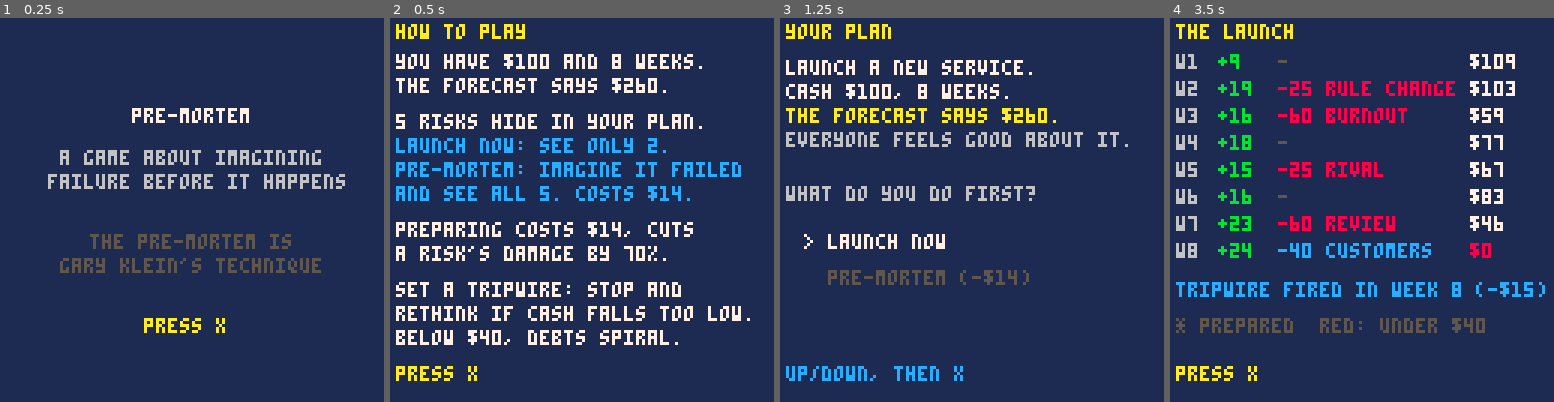
Above: before the commit, frames 1-4 (left to right).
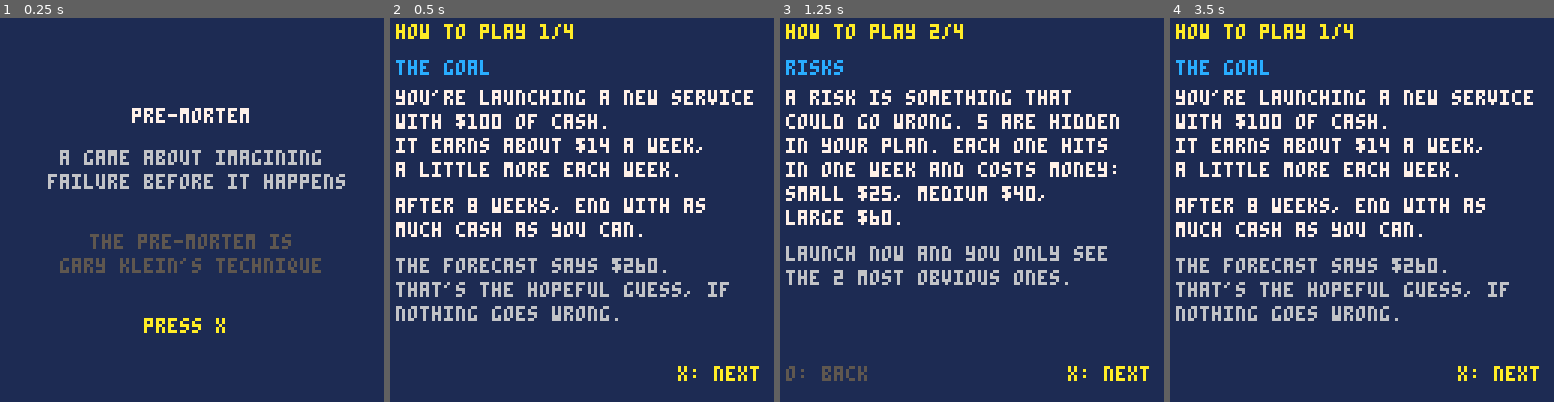
Above: after the commit, the same moments.

Repository: mystrategysquad/mss-games
Game: PICO-8 cartridge games/pre-mortem/pre_mortem.p8
Same seed, same stepped clock (60 frames per second), same inputs: the game is played once before the commit and once after it.
Inputs:
- Up to frame 1 (0.25 s): no input
- Up to frame 2 (0.5 s): tap X (X key) at 0.33 s
- Up to frame 3 (1.25 s): tap O (Z key) at 0.7 s; tap X (X key) at 1.07 s
- Up to frame 4 (3.5 s): tap O (Z key) every 0.4 s from 1.7 to 3.3 s; tap X (X key) at 1.85, 2.97 s; hold Up 2.15-2.42 s

Frame 1 is identical in both runs. In frame 2, 19% of the frame differs, in the area x 1-97%, y 1-95%; in frame 3, 16%; in frame 4, 19%.

Commit message:
Add games home page for GitHub pages

Diff:
--- a/games/eight-shocks/eight_shocks.p8
+++ b/games/eight-shocks/eight_shocks.p8
@@ -37,6 +37,16 @@
  {n="the wildcard",d="something nobody listed.",w={1,2,2,0,1}}
 }
 
+-- plain-english how-to-play pages
+-- (keep in step with the tuning)
+how_pages={
+ {"the goal",{"you run a small outfit. you","have 8 points to spend on","cushions: things that protect","your plan when life hits it.","","most points in one cushion: 4.","score as much as you can","over three rounds of shocks."}},
+ {"the five cushions",{"spread: don't depend on one","  customer, supplier or person","slack: spare cash and time","options: short deals you can","  get out of","response: a plan written","  before you need it","signals: early warning signs"}},
+ {"the shocks",{"shocks hit 3 at a time, for","3 rounds. there are 8 kinds,","like a key person leaving or","cash arriving late.","","each shock is stopped by","different cushions. the more","points in the right ones, the","better you're protected."}},
+ {"held, bent or broke",{"held: you were ready. 2 pts","bent: it hurt, but you","  coped. 1 pt","broke: it got through. 0 pts","","best possible score: 18.","there's always a wildcard,","and no cushion covers all."}},
+ {"fixing your plan",{"after each round you get 2","moves: take a point from one","cushion, put it in another.","","fix your thinnest cushion,","not just the last shock.","","up/down: choose a cushion","left/right: remove or add"}},
+}
+
 function _init()
  scr="title"
  sel=1
@@ -137,9 +147,15 @@
 
 function _update()
  if scr=="title" then
-  if btnp(5) then scr="how" end
+  if btnp(5) then
+   scr="how"
+   hpg=1
+  end
  elseif scr=="how" then
-  if btnp(5) then new_game() end
+  if btnp(4) and hpg>1 then hpg-=1 end
+  if btnp(5) then
+   if hpg<#how_pages then hpg+=1 else new_game() end
+  end
  elseif scr=="alloc" or scr=="fix" then
   if btnp(2) then sel=(sel+3)%5+1 end
   if btnp(3) then sel=sel%5+1 end
@@ -229,17 +245,18 @@
 end
 
 function draw_how()
- print("how to play",2,2,10)
- print("spread 8 points across five",2,14,7)
- print("cushions. max 4 in each.",2,22,7)
- print("then shocks hit: three a round,",2,34,7)
- print("three rounds.",2,42,7)
- print("each is held, bent or broke,",2,54,7)
- print("depending on the cushions.",2,62,7)
- print("after each round, 2 moves to",2,74,7)
- print("fix your plan.",2,82,7)
- print("up/down pick, left/right change",2,96,12)
- print("press x",2,116,10)
+ local pg_=how_pages[hpg]
+ print("how to play "..hpg.."/"..#how_pages,2,2,10)
+ print(pg_[1],2,14,12)
+ for i=1,#pg_[2] do
+  print(pg_[2][i],2,16+i*8,7)
+ end
+ if hpg>1 then print("o: back",2,116,5) end
+ if hpg<#how_pages then
+  print("x: next",96,116,10)
+ else
+  print("x: start",92,116,10)
+ end
 end
 
 function draw_alloc()
--- a/games/pre-mortem/pre_mortem.p8
+++ b/games/pre-mortem/pre_mortem.p8
@@ -166,9 +166,15 @@
 
 function _update()
  if scr=="title" then
-  if btnp(5) then scr="how" end
+  if btnp(5) then
+   scr="how"
+   hpg=1
+  end
  elseif scr=="how" then
-  if btnp(5) then new_game() end
+  if btnp(4) and hpg>1 then hpg-=1 end
+  if btnp(5) then
+   if hpg<4 then hpg+=1 else new_game() end
+  end
  elseif scr=="brief" then
   if btnp(2) or btnp(3) then sel=3-sel end
   if btnp(5) then
@@ -245,19 +251,55 @@
 end
 
 function draw_how()
- print("how to play",2,2,10)
- print("you have $"..start.." and "..weeks_n.." weeks.",2,12,7)
- print("the forecast says $"..forecast()..".",2,20,7)
- print(live_n.." risks hide in your plan.",2,32,7)
- print("launch now: see only "..obv_n..".",2,40,12)
- print("pre-mortem: imagine it failed",2,48,12)
- print("and see all "..live_n..". costs $"..delay..".",2,56,12)
- print("preparing costs $"..prep_c..", cuts",2,68,7)
- print("a risk's damage by 70%.",2,76,7)
- print("set a tripwire: stop and",2,88,7)
- print("rethink if cash falls too low.",2,96,7)
- print("below $"..sp_below..", debts spiral.",2,104,7)
- print("press x",2,116,10)
+ print("how to play "..hpg.."/4",2,2,10)
+ if hpg==1 then
+  print("the goal",2,14,12)
+  print("you're launching a new service",2,24,7)
+  print("with $"..start.." of cash.",2,32,7)
+  print("it earns about $"..inc.." a week,",2,40,7)
+  print("a little more each week.",2,48,7)
+  print("after "..weeks_n.." weeks, end with as",2,60,7)
+  print("much cash as you can.",2,68,7)
+  print("the forecast says $"..forecast()..".",2,80,6)
+  print("that's the hopeful guess, if",2,88,6)
+  print("nothing goes wrong.",2,96,6)
+ elseif hpg==2 then
+  print("risks",2,14,12)
+  print("a risk is something that",2,24,7)
+  print("could go wrong. "..live_n.." are hidden",2,32,7)
+  print("in your plan. each one hits",2,40,7)
+  print("in one week and costs money:",2,48,7)
+  print("small $25, medium $40,",2,56,7)
+  print("large $60.",2,64,7)
+  print("launch now and you only see",2,76,6)
+  print("the "..obv_n.." most obvious ones.",2,84,6)
+ elseif hpg==3 then
+  print("pre-mortem and preparing",2,14,12)
+  print("a pre-mortem: imagine it's a",2,24,7)
+  print("year later and the launch",2,32,7)
+  print("failed. then ask why.",2,40,7)
+  print("it shows all "..live_n.." risks, but",2,48,7)
+  print("the delay costs $"..delay..".",2,56,7)
+  print("prepare for a risk: pay $"..prep_c,2,68,6)
+  print("now, and it does 70% less",2,76,6)
+  print("damage when it hits.",2,84,6)
+ else
+  print("tripwire and debt spiral",2,14,12)
+  print("a tripwire is a line you set",2,24,7)
+  print("in advance: if cash falls to",2,32,7)
+  print("it, you stop and rethink.",2,40,7)
+  print("stopping costs $"..pause_c..", but no",2,48,7)
+  print("more risks can hit you.",2,56,7)
+  print("debt spiral: each week your",2,68,6)
+  print("cash is below $"..sp_below..", you",2,76,6)
+  print("borrow and lose $"..sp_cost.." more.",2,84,6)
+ end
+ if hpg>1 then print("o: back",2,116,5) end
+ if hpg<4 then
+  print("x: next",96,116,10)
+ else
+  print("x: start",92,116,10)
+ end
 end
 
 function draw_brief()
@@ -278,8 +320,10 @@
   c2=7
   m2=">"
  end
- print(m1.." launch now",8,72,c1)
- print(m2.." pre-mortem (-$"..delay..")",8,84,c2)
+ print(m1.." launch now",8,66,c1)
+ print("see "..obv_n.." risks, start at once",16,74,5)
+ print(m2.." pre-mortem (-$"..delay..")",8,86,c2)
+ print("see all "..live_n.." risks first",16,94,5)
  print("up/down, then x",2,116,12)
 end
 
@@ -303,13 +347,15 @@
   print(mk.." "..names[r.id],2,y,c)
   print(szname[r.sz].." $"..r.cost..", around week "..r.week,18,y+7,6)
  end
+ print("prepare: $"..prep_c.." now, 70% less hit",2,106,6)
  print("up/down  x: prepare  o: go",2,116,12)
 end
 
 function draw_trip()
  print("set your tripwire",2,2,10)
- print("stop and rethink if cash",2,14,7)
- print("falls to this level. costs $"..pause_c..".",2,22,7)
+ print("if cash falls to this level,",2,14,7)
+ print("you stop and rethink ($"..pause_c..").",2,22,7)
+ print("no more risks can hit you.",2,30,6)
  for k=1,4 do
   local c=5
   if k==sel then c=7 end
--- a/games/puzzle-or-mystery/puzzle_or_mystery.p8
+++ b/games/puzzle-or-mystery/puzzle_or_mystery.p8
@@ -41,6 +41,15 @@
  {k="m",t="a new service",x1="will customers want it?",x2="you can only guess.",c="nobody has asked them yet.",a="launch",b="hold off"}
 }
 
+-- plain-english how-to-play pages
+-- (keep in step with the tuning)
+how_pages={
+ {"the goal",{"8 decisions arrive, one at a","time. each has two options.","each option shows a payoff:","the money it should bring in.","","pick well and end with the","biggest total payoff."}},
+ {"sort it first",{"before you choose, decide what","kind of problem it is. ask:","can i list everything that","could happen, and put sensible","odds on it?","","yes: it's a puzzle.","no: it's a mystery.","the clue in blue helps."}},
+ {"puzzle or mystery",{"puzzle (press left): the","numbers are exact. you just","calculate: the game takes the","best option. free.","","mystery (press right): the","numbers are only guesses. you","scout: pay $30 for a closer","look, then choose."}},
+ {"what happens",{"after each decision you see","what it really was, the real","payoffs, and what you missed.","","sort wrongly and you either","pay to scout for nothing, or","trust guesses that mislead you.","","4 puzzles, 4 mysteries, mixed."}},
+}
+
 function r10(x)
  return flr(x/10+0.5)*10
 end
@@ -135,9 +144,15 @@
 
 function _update()
  if scr=="title" then
-  if btnp(5) then scr="how" end
+  if btnp(5) then
+   scr="how"
+   hpg=1
+  end
  elseif scr=="how" then
-  if btnp(5) then new_game() end
+  if btnp(4) and hpg>1 then hpg-=1 end
+  if btnp(5) then
+   if hpg<#how_pages then hpg+=1 else new_game() end
+  end
  elseif scr=="round" then
   if btnp(0) then sort_it("p")
   elseif btnp(1) then sort_it("m")
@@ -194,18 +209,18 @@
 end
 
 function draw_how()
- print("how to play",2,2,10)
- print("eight decisions, two options",2,14,7)
- print("each, with an estimated payoff.",2,22,7)
- print("sort each: puzzle or mystery?",2,34,7)
- print("puzzle (left): you calculate.",2,46,12)
- print("take the best-looking option.",2,54,12)
- print("mystery (right): you scout for",2,66,12)
- print("$"..scout_cost.." and take a closer look.",2,74,12)
- print("in a puzzle the numbers are",2,88,7)
- print("exact. in a mystery, guesses.",2,96,7)
- print("four of each, random order.",2,104,6)
- print("press x",2,116,10)
+ local pg_=how_pages[hpg]
+ print("how to play "..hpg.."/"..#how_pages,2,2,10)
+ print(pg_[1],2,14,12)
+ for i=1,#pg_[2] do
+  print(pg_[2][i],2,16+i*8,7)
+ end
+ if hpg>1 then print("o: back",2,116,5) end
+ if hpg<#how_pages then
+  print("x: next",96,116,10)
+ else
+  print("x: start",92,116,10)
+ end
 end
 
 function draw_round()
--- a/games/the-last-three/the_last_three.p8
+++ b/games/the-last-three/the_last_three.p8
@@ -34,6 +34,15 @@
   e={"rot behind the wall","late tiles","client changed their mind"}}
 }
 
+-- plain-english how-to-play pages
+-- (keep in step with the tuning)
+how_pages={
+ {"the goal",{"you run a small plumbing firm","and bid for 10 jobs, one at a","time. end with as much cash","as you can.","","each job has a plan: the days","it takes if everything goes","well."}},
+ {"estimate and quote",{"you give an estimate: how many","days you think it will take.","your quote is that many days","at $130 a day.","","a rival bids too. the lowest","quote wins the job. if you win,","each day it really takes costs","you $100."}},
+ {"inside and outside",{"jobs 1-3: you only have your","own plan. that's the inside","view: the job as you see it.","","from job 4 you also see the","last three jobs in town: what","was planned, and what it took.","that's the outside view."}},
+ {"controls",{"left/right: change your","estimate by half a day.","up/down: by a whole day.","x: send your quote.","","profit = your quote, minus","$100 for each day the job","really took."}},
+}
+
 function r5(x)
  return flr(x*2+0.5)/2
 end
@@ -101,7 +110,15 @@
 
 function _update()
  if scr=="title" then
-  if btnp(5) then start_game() end
+  if btnp(5) then
+   scr="how"
+   hpg=1
+  end
+ elseif scr=="how" then
+  if btnp(4) and hpg>1 then hpg-=1 end
+  if btnp(5) then
+   if hpg<#how_pages then hpg+=1 else start_game() end
+  end
  elseif scr=="quote" then
   -- left/right: half a day
   -- up/down: a whole day
@@ -130,6 +147,8 @@
  cls(1)
  if scr=="title" then
   draw_title()
+ elseif scr=="how" then
+  draw_how()
  elseif scr=="quote" then
   draw_quote()
  elseif scr=="result" then
@@ -148,6 +167,21 @@
  print("estimate jobs in days.",16,68,5)
  print("lowest quote wins.",24,76,5)
  print("press x",48,100,10)
+end
+
+function draw_how()
+ local pg_=how_pages[hpg]
+ print("how to play "..hpg.."/"..#how_pages,2,2,10)
+ print(pg_[1],2,14,12)
+ for i=1,#pg_[2] do
+  print(pg_[2][i],2,16+i*8,7)
+ end
+ if hpg>1 then print("o: back",2,116,5) end
+ if hpg<#how_pages then
+  print("x: next",96,116,10)
+ else
+  print("x: start",92,116,10)
+ end
 end
 
 function draw_quote()
--- a/games/the-squad/the_squad.p8
+++ b/games/the-squad/the_squad.p8
@@ -50,6 +50,15 @@
  {"change your legal setup","rules"}
 }
 
+-- plain-english how-to-play pages
+-- (keep in step with the tuning)
+how_pages={
+ {"the goal",{"8 big decisions arrive, like","hire a manager or open a","second site. each is secretly","a good idea or a bad one.","","you decide: go or no-go.","your gut gives a first answer,","but it leans optimistic."}},
+ {"your advisers",{"4 advisers can give a second","opinion: go or no.","","pat: always upbeat","dee: always careful","clive: blunt and fair","lee: the accountant","","watch their records, not","their labels."}},
+ {"favors",{"asking an adviser costs one","favor. you have 10 for the","whole game. ask up to 2","advisers on each decision.","","each adviser's record shows","how often they were right, as","right/asked. it builds as you","play."}},
+ {"scoring and controls",{"good idea, go:     +$100","good idea, no-go:  -$30","bad idea, go:      -$100","bad idea, no-go:   +$20","","up/down: pick an adviser","x: ask them","left: no-go   right: go"}},
+}
+
 function shuf(t)
  for i=#t,2,-1 do
   local j=1+flr(rnd(i))
@@ -152,9 +161,15 @@
 
 function _update()
  if scr=="title" then
-  if btnp(5) then scr="how" end
+  if btnp(5) then
+   scr="how"
+   hpg=1
+  end
  elseif scr=="how" then
-  if btnp(5) then new_game() end
+  if btnp(4) and hpg>1 then hpg-=1 end
+  if btnp(5) then
+   if hpg<#how_pages then hpg+=1 else new_game() end
+  end
  elseif scr=="round" then
   if btnp(2) then sel=(sel+2)%4+1 end
   if btnp(3) then sel=sel%4+1 end
@@ -213,18 +228,18 @@
 end
 
 function draw_how()
- print("how to play",2,2,10)
- print("eight big decisions. each is",2,12,7)
- print("secretly a good idea or a bad.",2,20,7)
- print("your gut says go or no.",2,32,7)
- print("it leans optimistic.",2,40,7)
- print("you have "..favors0.." favors: ask up",2,52,12)
- print("to "..per_dec.." advisers per decision.",2,60,12)
- print("good idea: go "..sgn(pay_gg)..", no "..sgn(pay_gn),2,72,7)
- print("bad idea: go "..sgn(pay_bg)..", no "..sgn(pay_bn),2,80,7)
- print("left: no-go   right: go",2,88,7)
- print("watch each adviser's record.",2,96,7)
- print("press x",2,116,10)
+ local pg_=how_pages[hpg]
+ print("how to play "..hpg.."/"..#how_pages,2,2,10)
+ print(pg_[1],2,14,12)
+ for i=1,#pg_[2] do
+  print(pg_[2][i],2,16+i*8,7)
+ end
+ if hpg>1 then print("o: back",2,116,5) end
+ if hpg<#how_pages then
+  print("x: next",96,116,10)
+ else
+  print("x: start",92,116,10)
+ end
 end
 
 function draw_round()
--- a/games/yes-machine/yes_machine.p8
+++ b/games/yes-machine/yes_machine.p8
@@ -26,6 +26,16 @@
  {"burst pipe, sunday morning","night-time flood call","blocked main drain"}
 }
 
+-- plain-english how-to-play pages
+-- (keep in step with the tuning)
+how_pages={
+ {"the goal",{"you run a small trade business.","the game lasts 8 weeks.","each week you have about 10","slots: chunks of working time.","","your score adds up your cash,","how well you're known for your","focus, and the energy you have","left at the end."}},
+ {"your focus",{"first, pick your focus: the","kind of work you want to be","known for. older-home repairs,","new installs, or emergency","call-outs.","","work on your focus builds your","name. work off it pays, but","pulls you away from it."}},
+ {"offers",{"each week, offers arrive. each","shows how many slots it needs","and what it pays per slot.","","x: yes. take the job.","o: no. turn it down.","up: redirect. a polite no,","with someone else's name to","give them. (o is z or c)"}},
+ {"too much work",{"say yes to more slots than","you have, and the extra goes","badly: you aren't paid for it,","and you lose 30% of its fee.","","it also costs energy and","reputation. low energy means","fewer slots the next week."}},
+ {"known for it",{"known for it: how strongly","people link you to your focus.","on-focus work raises it.","off-focus work lowers it.","","redirecting off-focus work","raises it a little, and can","bring an on-focus offer next","week. saying no is free."}},
+}
+
 function r5(x)
  return flr(x/5+0.5)*5
 end
@@ -133,9 +143,15 @@
 
 function _update()
  if scr=="title" then
-  if btnp(5) then scr="how" end
+  if btnp(5) then
+   scr="how"
+   hpg=1
+  end
  elseif scr=="how" then
-  if btnp(5) then scr="focus" end
+  if btnp(4) and hpg>1 then hpg-=1 end
+  if btnp(5) then
+   if hpg<#how_pages then hpg+=1 else scr="focus" end
+  end
  elseif scr=="focus" then
   if btnp(2) then sel=(sel+2)%3 end
   if btnp(3) then sel=(sel+1)%3 end
@@ -202,17 +218,18 @@
 end
 
 function draw_how()
- print("how to play",2,2,10)
- print("8 weeks, about 10 slots a week",2,14,7)
- print("pick what you want to be",2,24,7)
- print("known for. then offers arrive.",2,32,7)
- print("x yes   o no   up redirect",2,44,12)
- print("(o is the z or c key)",2,52,5)
- print("redirect is a polite no that",2,64,7)
- print("keeps the door open.",2,72,7)
- print("too much work costs you pay,",2,84,7)
- print("energy and reputation.",2,92,7)
- print("press x",2,116,10)
+ local pg_=how_pages[hpg]
+ print("how to play "..hpg.."/"..#how_pages,2,2,10)
+ print(pg_[1],2,14,12)
+ for i=1,#pg_[2] do
+  print(pg_[2][i],2,16+i*8,7)
+ end
+ if hpg>1 then print("o: back",2,116,5) end
+ if hpg<#how_pages then
+  print("x: next",96,116,10)
+ else
+  print("x: start",92,116,10)
+ end
 end
 
 function draw_focus()
Not shown, added: .nojekyll
Not shown, changed: README.md
Not shown, changed: games/eight-shocks/index.html
Not shown, changed: games/pre-mortem/index.html
Not shown, changed: games/puzzle-or-mystery/index.html
Not shown, changed: games/the-last-three/index.html
Not shown, changed: games/the-squad/index.html
Not shown, changed: games/yes-machine/index.html
Not shown, added: index.html
